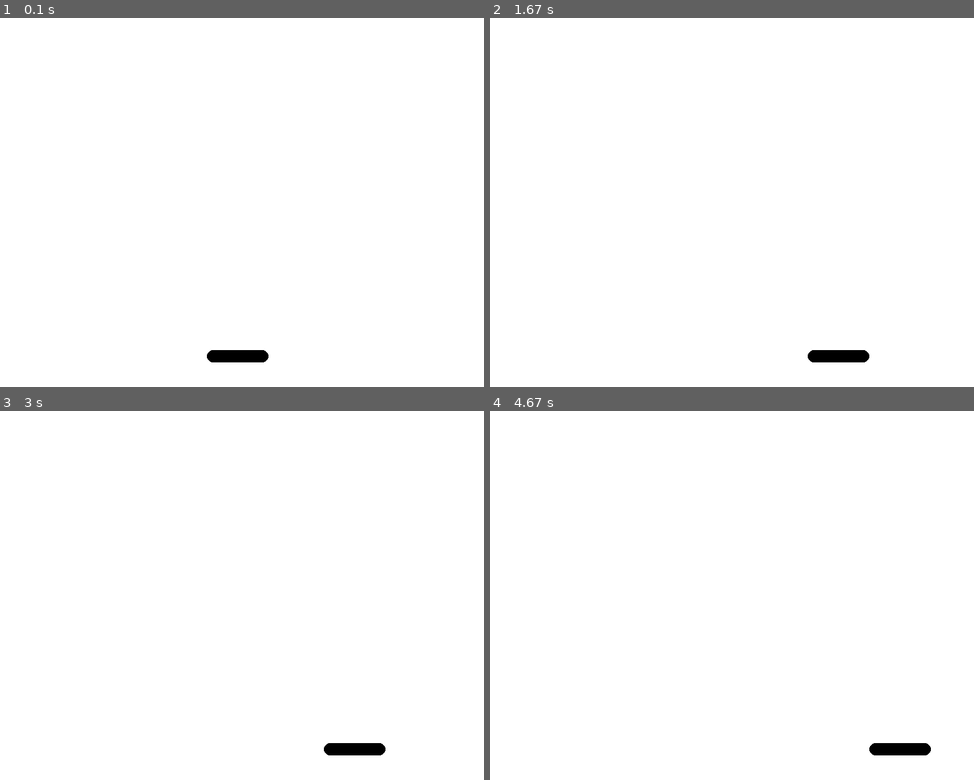
Above: before the commit, frames 1-4 (two rows, left to right).
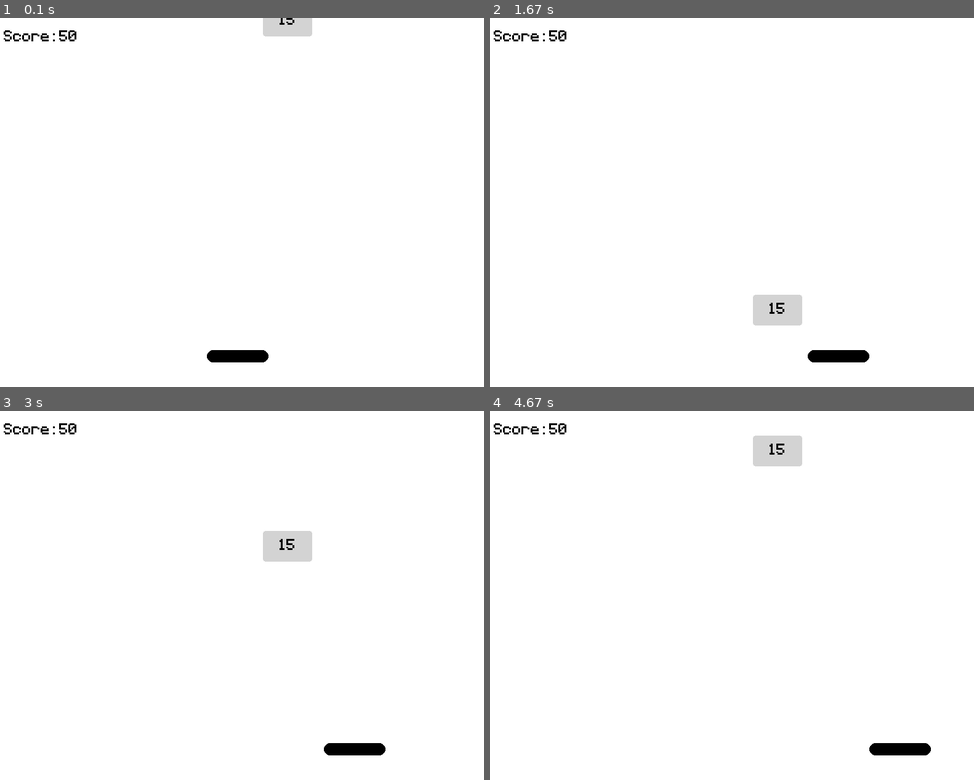
Above: after the commit, the same moments.

Repository: NedzadDonlagic04/pygame-board-point-collector
Game: pygame game, started from main.py
Two runs of this game, one before a commit and one after it. Both use one fixed random seed, a clock stepped at 60 frames per second and the inputs below.
Inputs:
- Up to frame 1 (0.1 s): no input
- Up to frame 2 (1.67 s): hold Right 0.33-0.8 s; hold Right 0.83-1.3 s; hold Left from 1.33 s (still down)
- Up to frame 3 (3 s): release Left at 1.87 s; hold Left 1.9-2.3 s; hold Right 2.33-2.97 s
- Up to frame 4 (4.67 s): hold Left 3-3.47 s; hold Right 3.5-3.97 s; hold Right 4-4.47 s; hold Left from 4.5 s (still down)

The runs differ from the first frame. In frame 1, 0.7% of the frame differs, in the area x 0-65%, y 0-7%; in frame 2, 1.0%, in the area x 0-65%, y 3-84%; in frame 3, 1.0%; in frame 4, 1.0%.

Commit message:
Added falling blocks and score count

Diff:
--- a/classes.py
+++ b/classes.py
@@ -1,4 +1,5 @@
 import pygame
+import random
 
 class MyClock:
     def __init__(self, fps):
@@ -31,3 +32,44 @@
 
             if self.rect.right > self.SCREEN_WIDTH:
                 self.rect.right = self.SCREEN_WIDTH
+
+class Block(pygame.sprite.Sprite):
+    def __init__(self, rectWidth, rectHeight, screenWidth, screenHeight, color=[211, 211, 211]):
+        super().__init__()
+
+        x = score = random.randrange(rectWidth, screenWidth - rectWidth)
+
+        self.image = pygame.Surface((rectWidth, rectHeight), pygame.SRCALPHA)
+        pygame.draw.rect(self.image, color, (0, 0, rectWidth, rectHeight), border_radius=4)
+        self.rect = self.image.get_rect( bottomleft = (x, 0) )
+
+        score = random.randrange(5, 50, 5)
+
+        font = pygame.font.Font('./fonts/Pixeltype.ttf', 40)
+        text = font.render(str(score), False, 'black')
+        textRect = text.get_rect( center = (rectWidth / 2, rectHeight / 2))
+
+        self.image.blit(text, textRect)
+
+        self.SCREEN_HEIGHT = screenHeight
+        self.SPEED = 5
+
+    def update(self):
+        self.rect.bottom += self.SPEED
+
+        if self.rect.top > self.SCREEN_HEIGHT:
+            self.rect.bottom = 0
+
+class Score:
+    def __init__(self, default=50):
+        self.makeScore(default)
+
+        self.GAME_OVER = False
+
+    def makeScore(self, score):
+        font = pygame.font.Font('./fonts/Pixeltype.ttf', 40)
+        self.text = font.render('Score: ' + str(score), False, 'black')
+        self.textRect = self.text.get_rect( topleft = (20, 20))
+
+    def draw(self, screen):
+        screen.blit(self.text, self.textRect)
--- a/main.py
+++ b/main.py
@@ -17,6 +17,10 @@
 
         self.PLAYER = pygame.sprite.GroupSingle( Player(100, 20, width, height) )
 
+        self.BLOCKS = pygame.sprite.Group( Block(80, 50, width, height) )
+
+        self.SCORE = Score()
+
     def quit(self):
         pygame.quit()
         exit()
@@ -32,6 +36,11 @@
             self.PLAYER.update()
             self.PLAYER.draw(self.SCREEN)
 
+            self.BLOCKS.update()
+            self.BLOCKS.draw(self.SCREEN)
+
+            self.SCORE.draw(self.SCREEN)
+
             pygame.display.update()
             self.CLOCK.tick()
 
